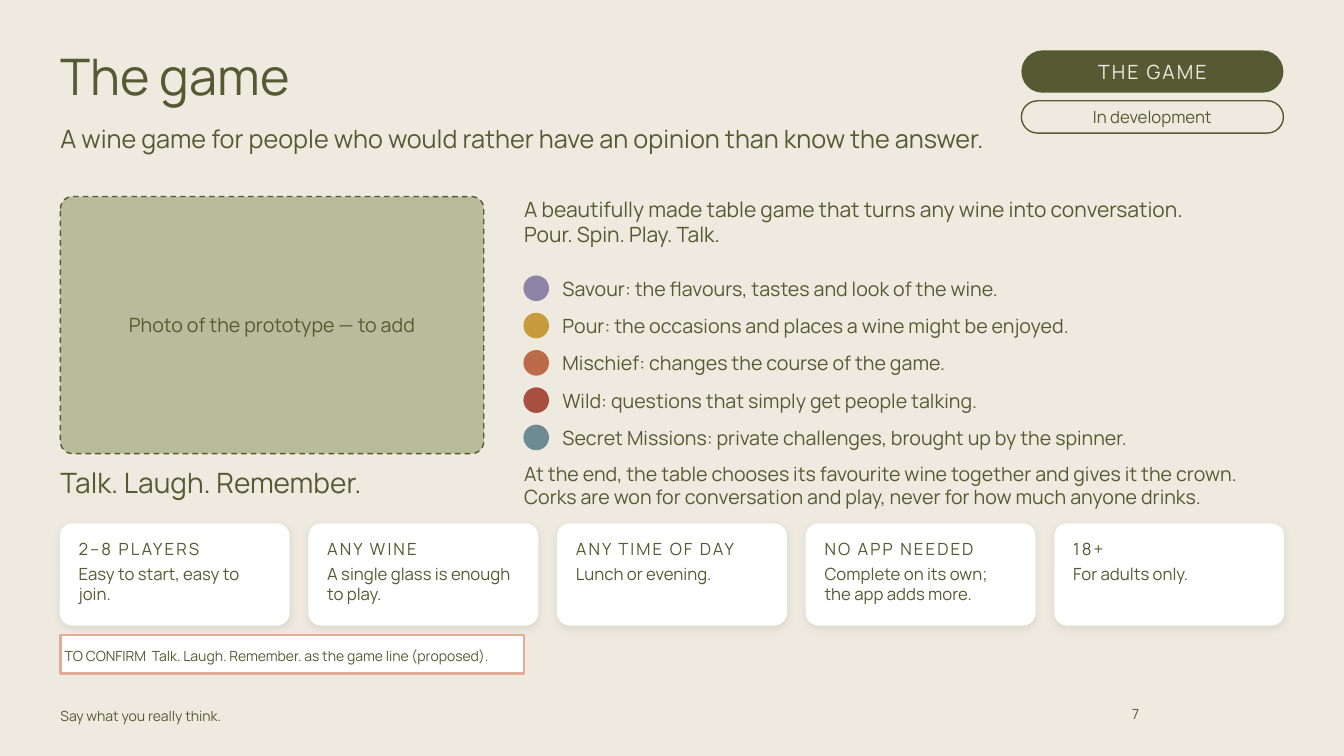
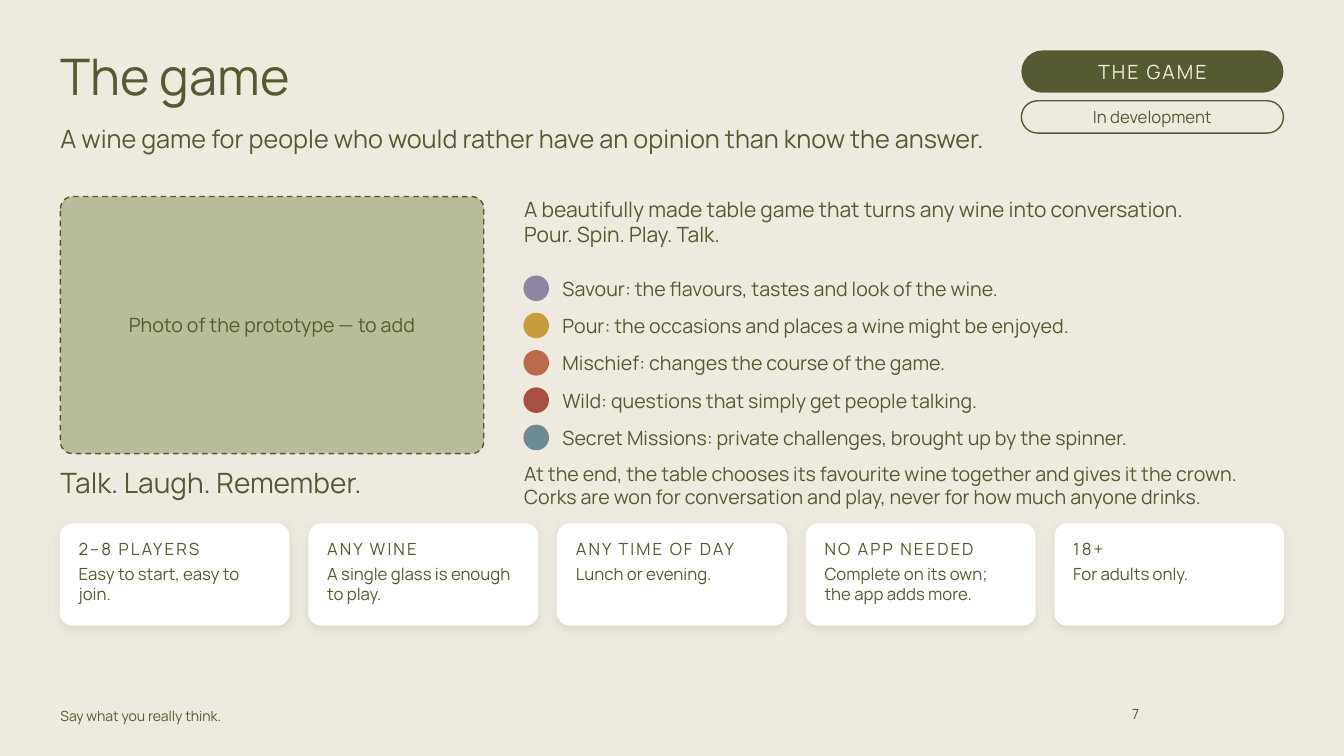
Before and after one commit to carrie147/entre-amis-brand-agent, a slide deck: slide 7 of decks/Entre Amis - core brand story - DRAFT.pptx. Drawn at 1344x756 pixels with LibreOffice and Linux fonts; fonts in the diff are those of the drawing; background and template pictures are left out. Boxes give left, top, right and bottom in pixels: in the first picture for what was removed or moved away, otherwise in the second. Text is boxed around its words. In the diff, an @@ line names an element or a change of style, - is before the commit and + after.

```diff
--- a/decks/Entre Amis - core brand story - DRAFT.pptx
+++ b/decks/Entre Amis - core brand story - DRAFT.pptx
@@ rectangle removed at bbox=[60, 635, 524, 674] @@
-TO CONFIRM Talk. Laugh. Remember. as the game line (proposed).
```
Also in this commit, not shown: 6 other slides changed, 10 other files.
